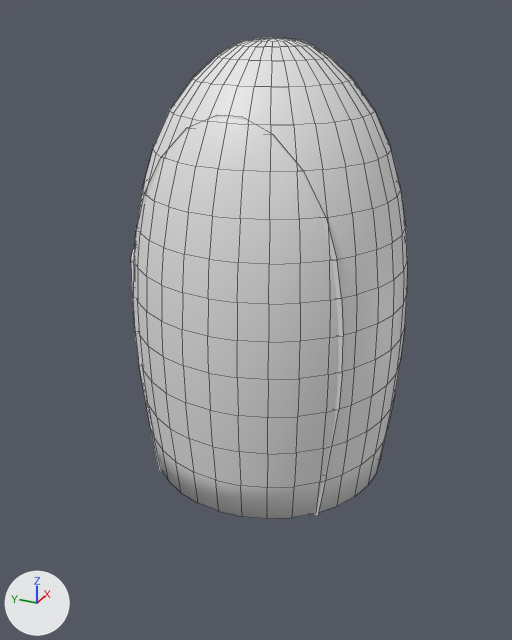
An edit to the Blender file Assets/Scenes/Spaceship/Spaceship.blend, drawn before and after from the same camera.
Before and after are seen from a camera (50 mm lens) standing at (-13.17, -5.59, 4.94) and looking at (0.15, 0.41, -1.72). Every picture has the same lights, and +X, +Y and +Z are marked at lower left. Mesh edges are drawn as thin lines.

Before the edit, the objects in view are built like this:
```python
me_cube_001 = bpy.data.meshes.new('Cube.001')
me_cube_001.from_pydata(...)  # 24 vertices, 19 faces; spans x 1.82..3.04, y 1.85..3.07, z -5.53..-1.63
me_cube_001.polygons.foreach_set('use_smooth', [True] * 19)
me_cylinder_001 = bpy.data.meshes.new('Cylinder.001')
me_cylinder_001.from_pydata(...)  # 494 vertices, 484 faces; spans x -2.91..2.91, y -2.91..2.84, z -4.88..4.23
me_cylinder_001.materials.append(mat_material)  # white #e7e7e7
me_cylinder_002 = bpy.data.meshes.new('Cylinder.002')
me_cylinder_002.from_pydata(...)  # 64 vertices, 64 faces; spans x -0.87..0.87, y -0.87..0.87, z -0.2..0.2
me_cylinder_002.polygons.foreach_set('use_smooth', [True] * 64)
me_cylinder_006 = bpy.data.meshes.new('Cylinder.006')
me_cylinder_006.from_pydata(...)  # 22 vertices, 10 faces; spans x -1.9, y -2.27..2.27, z -4.93..3.06
me_cylinder_006.materials.append(mat_material_001)  # white #e7e7e7
ob_inner_spaceship = bpy.data.objects.new('Inner Spaceship', me_cylinder_001)
ob_inner_spaceship.location = (0.0, 0.0, 0.0)
ob_inner_spaceship_001 = bpy.data.objects.new('Inner Spaceship.001', me_cylinder_006)
ob_inner_spaceship_001.location = (0.0, 0.0, 0.0)
ob_spaceship_wings = bpy.data.objects.new('Spaceship Wings', me_cube_001)
ob_spaceship_wings.location = (0.0, 0.0, 0.0)
_m = ob_spaceship_wings.modifiers.new('Mirror', 'MIRROR')
_m.use_axis = (True, True, False)
ob_spaceship_wings.hide_set(True)
ob_window = bpy.data.objects.new('Window', me_cylinder_002)
ob_window.location = (0.0, 2.99, -1.41)
ob_window.rotation_euler = (-1.571, 0.0, 0.0)  # degrees (-90, 0, 0)
ob_window.scale = (1.0, 1.0, 1.44)
ob_window.hide_set(True)
```
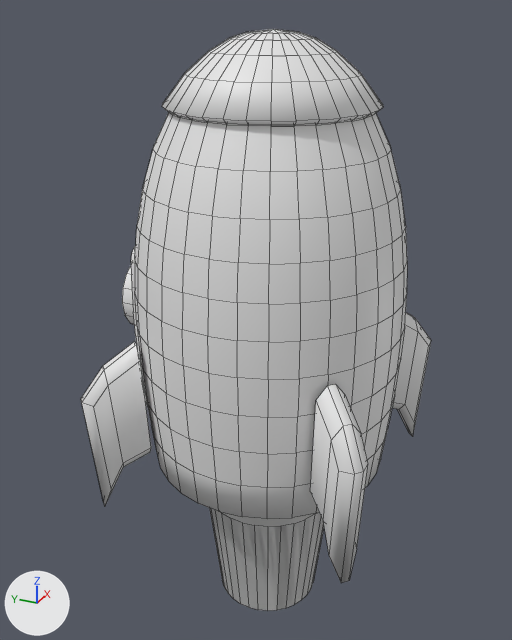
Where the newer file only moved an object's origin or applied its transform, the numbers keep the older frame.

The change, as a diff of the scene's bpy script:
```diff
--- a/Assets/Scenes/Spaceship/Spaceship.blend.py
+++ b/Assets/Scenes/Spaceship/Spaceship.blend.py
@@ me_cylinder_001 @@
 # used by ob_inner_spaceship; location = (0.0, 0.0, 0.0)
-me_cylinder_001.from_pydata(...)  # 494 vertices, 484 faces; spans x -2.91..2.91, y -2.91..2.84, z -4.88..4.23
+me_cylinder_001.from_pydata(...)  # 365 vertices, 340 faces; spans x -2.91..2.91, y -2.91..2.84, z -4.88..2.95
+# me_cylinder_001 part 1
+# 129 vertices are removed from x -1.52..1.52, y -1.52..1.52, z 3.52..4.23
+# 144 faces are deleted
 me_cylinder_001.materials.append(mat_material)
@@ me_cylinder_008 @@
+me_cylinder_008.from_pydata(...)  # 161 vertices, 144 faces; spans x -4.23..0.04, y -2.13..2.13, z 0.0..1.34
+me_cylinder_008.polygons.foreach_set('use_smooth', [True] * 144)
+me_cylinder_008.materials.append(mat_material_005)  # white #e7e7e7
@@ me_cylinder_007 @@
+me_cylinder_007.from_pydata(...)  # 32 vertices, 1 face; spans x -1.54..1.54, y -1.54..1.54, z -6.04
+me_cylinder_007.polygons.foreach_set('use_smooth', [True] * 1)
+me_cylinder_007.materials.append(mat_material_003)  # white #e7e7e7
@@ me_cylinder_005 @@
+me_cylinder_005.from_pydata(...)  # 64 vertices, 32 faces; spans x -1.54..1.54, y -1.54..1.54, z -8.97..-6.04
+me_cylinder_005.polygons.foreach_set('use_smooth', [True] * 32)
+me_cylinder_005.materials.append(mat_material_002)  # white #e7e7e7
@@ me_cylinder_004 @@
+me_cylinder_004.from_pydata(...)  # 64 vertices, 32 faces; spans x -1.54..1.54, y -1.54..1.54, z -8.97..-6.04
+me_cylinder_004.polygons.foreach_set('use_smooth', [True] * 32)
+me_cylinder_004.materials.append(mat_material_002)  # white #e7e7e7
@@ ob_spaceship_wings @@
 _m = ob_spaceship_wings.modifiers.new('Mirror', 'MIRROR')
 _m.use_axis = (True, True, False)
-ob_spaceship_wings.hide_set(True)
@@ ob_window @@
 ob_window.scale = (1.0, 1.0, 1.44)
-ob_window.hide_set(True)
@@ ob_inner_spaceship_001 @@
 ob_inner_spaceship_001.location = (0.0, 0.0, 0.0)
+ob_inner_spaceship_001.hide_set(True)
@@ ob_outer_spaceship_001 @@
+ob_outer_spaceship_001 = bpy.data.objects.new('Outer Spaceship.001', me_cylinder_008)
+ob_outer_spaceship_001.location = (2.11, 0.0, 3.03)
+_m = ob_outer_spaceship_001.modifiers.new('Solidify', 'SOLIDIFY')
+_m.thickness = 0.17
@@ ob_thrust_002 @@
+ob_thrust_002 = bpy.data.objects.new('Thrust.002', me_cylinder_007)
+ob_thrust_002.location = (0.0, 0.0, 0.0)
@@ ob_thrust_001 @@
+ob_thrust_001 = bpy.data.objects.new('Thrust.001', me_cylinder_005)
+ob_thrust_001.location = (0.0, 0.0, 0.0)
@@ ob_thrust @@
+ob_thrust = bpy.data.objects.new('Thrust', me_cylinder_004)
+ob_thrust.location = (0.0, 0.0, 0.0)
```

What differs and where, as boxes (x1, y1, x2, y2) in the pictures (512 x 640 px):
'Inner Spaceship', reshaped (15% shorter)
    before: (137, 38, 407, 519)
    after: (135, 112, 407, 519)
'Spaceship Wings', shown
    after: (81, 313, 431, 583)
'Outer Spaceship.001', added
    after: (162, 29, 383, 126)
'Thrust', added
    after: (210, 508, 324, 609)
'Thrust.001', added
    after: (210, 511, 324, 611)
'Inner Spaceship.001', hidden
    before: (133, 115, 343, 516)
'Thrust.002', added
    after: (221, 512, 316, 527)
'Window', shown
    after: (122, 266, 134, 325)
part 1 of me_cylinder_001, deleted
    before: (170, 38, 375, 125)
